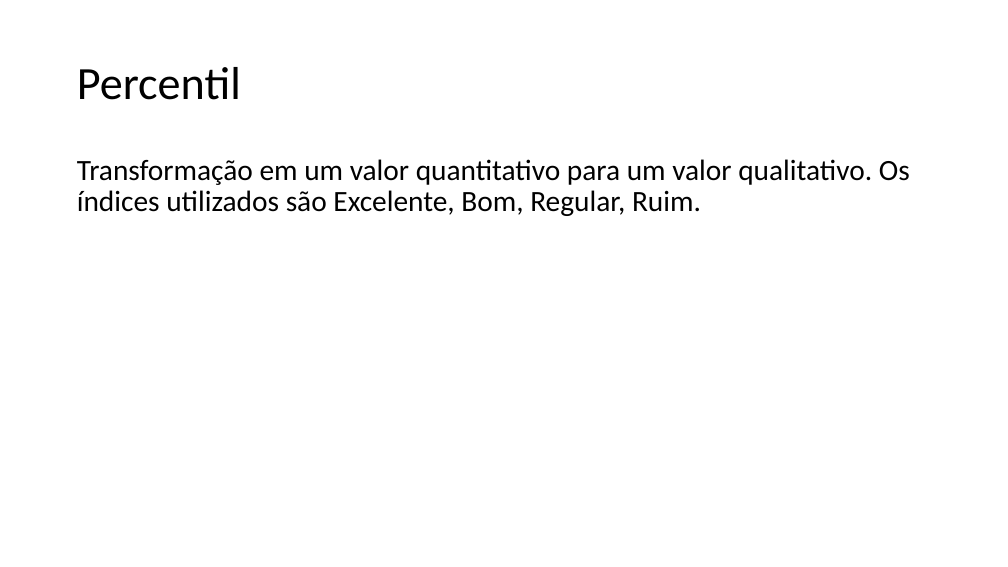
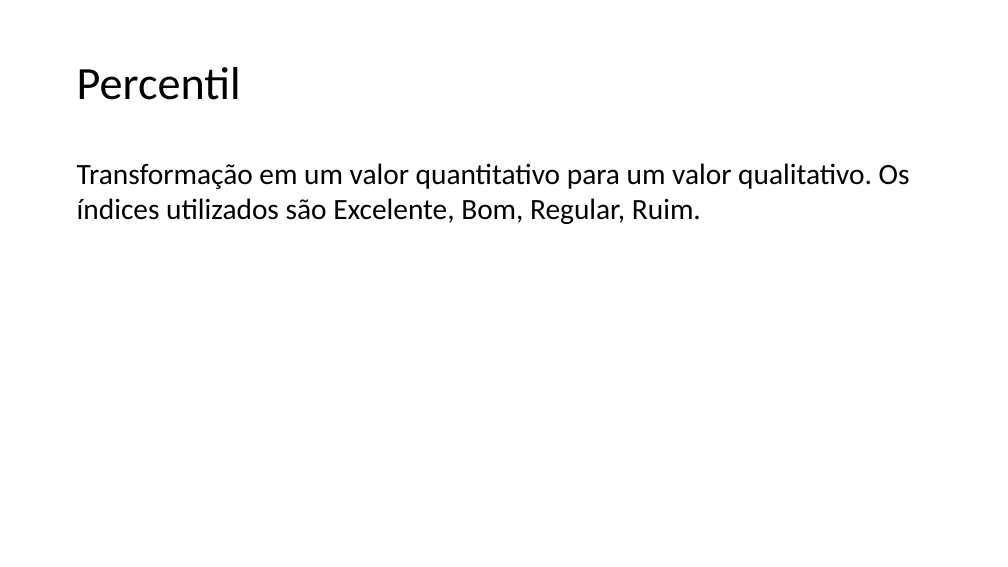
Before and after one commit to gutorc92/apresentacaoTCU, a slide deck: slide 5 of apresentacao.pptx. Drawn at 1008x567 pixels with LibreOffice and Linux fonts; fonts in the diff are those of the drawing. Boxes give left, top, right and bottom in pixels: in the first picture for what was removed or moved away, otherwise in the second. Text is boxed around its words. In the diff, an @@ line names an element or a change of style, - is before the commit and + after.

Commit message:
Escrevendo a apresentacao
Escrevendo conceitos importantes para a apresentacao.

Signed-off-by Gustavo Coelho <gutorc@hotmail.com>

```diff
--- a/apresentacao.pptx
+++ b/apresentacao.pptx
@@ text "Transformação em um valor quantitativo ..." at [77, 163, 910, 224]: line spacing 0.9 to 1; less space between paragraphs @@
```
Also in this commit, not shown: 8 other slides changed, 1 slide removed, 4 other files.
